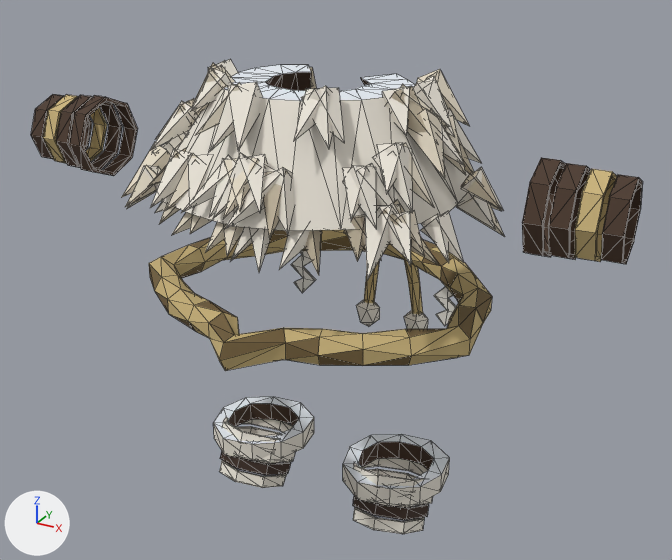
A saved change to the FBX model Nindo/Assets/Nindo/Art/Characters/Kits/Kit_sumo_mountain.fbx.
Before and after are seen from a camera (50 mm lens) standing at (3.21, -5.78, 5.19) and looking at (0.07, -0.06, 2.33). Every picture has the same lights, and +X, +Y and +Z are marked at lower left. The picture after the commit comes second. Mesh edges are drawn as thin lines.

Names of what the first picture shows: 'Acc_Kit'.
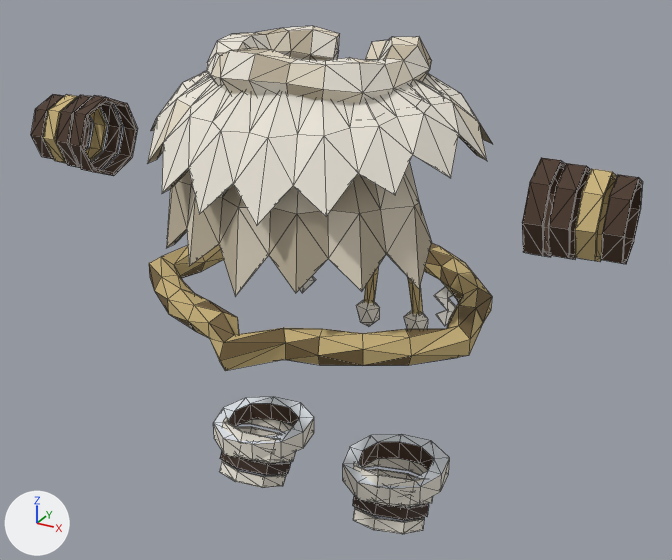
The newer file is also rescaled (x0.513), turned or shifted as a whole; pictures and numbers use the older file's frame.

What differs and where, as boxes (x1, y1, x2, y2) in the pictures (672 x 560 px):
'Acc_Kit', reshaped (7% taller)
    before: (31, 59, 643, 534)
    after: (31, 26, 643, 534)
part 1 of me_acc_kit, rebuilt
    before: (155, 65, 469, 231)
    after: (147, 71, 493, 225)
part 2 of me_acc_kit, added
    after: (207, 26, 432, 103)
part 3 of me_acc_kit, added
    after: (167, 162, 432, 296)
part 4 of me_acc_kit, deleted
    before: (121, 59, 505, 280)

Edits to the bpy script that builds the scene:
```text
Change me_acc_kit:
    used by ob_acc_kit; location = (0.0, -0.124, 1.693)
    remove me_acc_kit.from_pydata(...)  # 1486 vertices, 2472 faces; spans x -2.27..2.27, y -1.38..1.34, z -1.39..2.29
    add me_acc_kit.from_pydata(...)  # 1250 vertices, 2448 faces; spans x -2.27..2.27, y -1.38..1.34, z -1.39..2.47
    me_acc_kit part 1: the loose piece of 68 vertices spanning x -1.14..1.12, y -1.16..0.78, z 1.46..2.17 is rebuilt with 198 vertices and now spans x -1.24..1.24, y -1.21..0.94, z 1.51..2.29
    me_acc_kit part 2: a new loose piece of 114 vertices spanning x -0.79..0.77, y -0.84..0.61, z 2.09..2.47, in mat_nindo_palette (picture img_nindopalette_png)
    me_acc_kit part 3: a new loose piece of 90 vertices spanning x -1.03..1.03, y -1.17..-0.28, z 0.97..1.89, in mat_nindo_palette (picture img_nindopalette_png)
    me_acc_kit part 4: 114 loose pieces with 570 vertices, spanning x -1.45..1.38, y -1.27..0.86, z 1.17..2.29, are deleted
```
